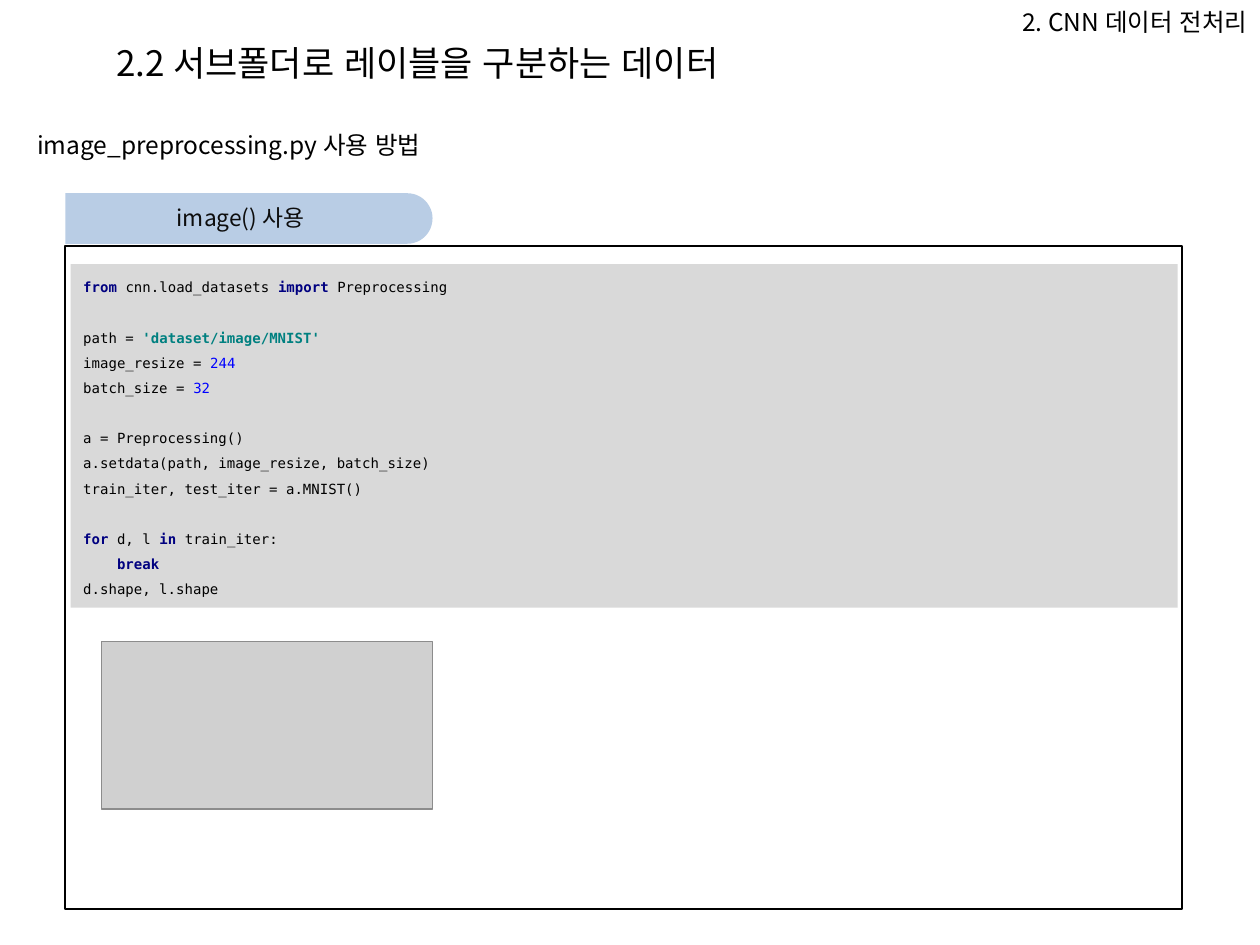
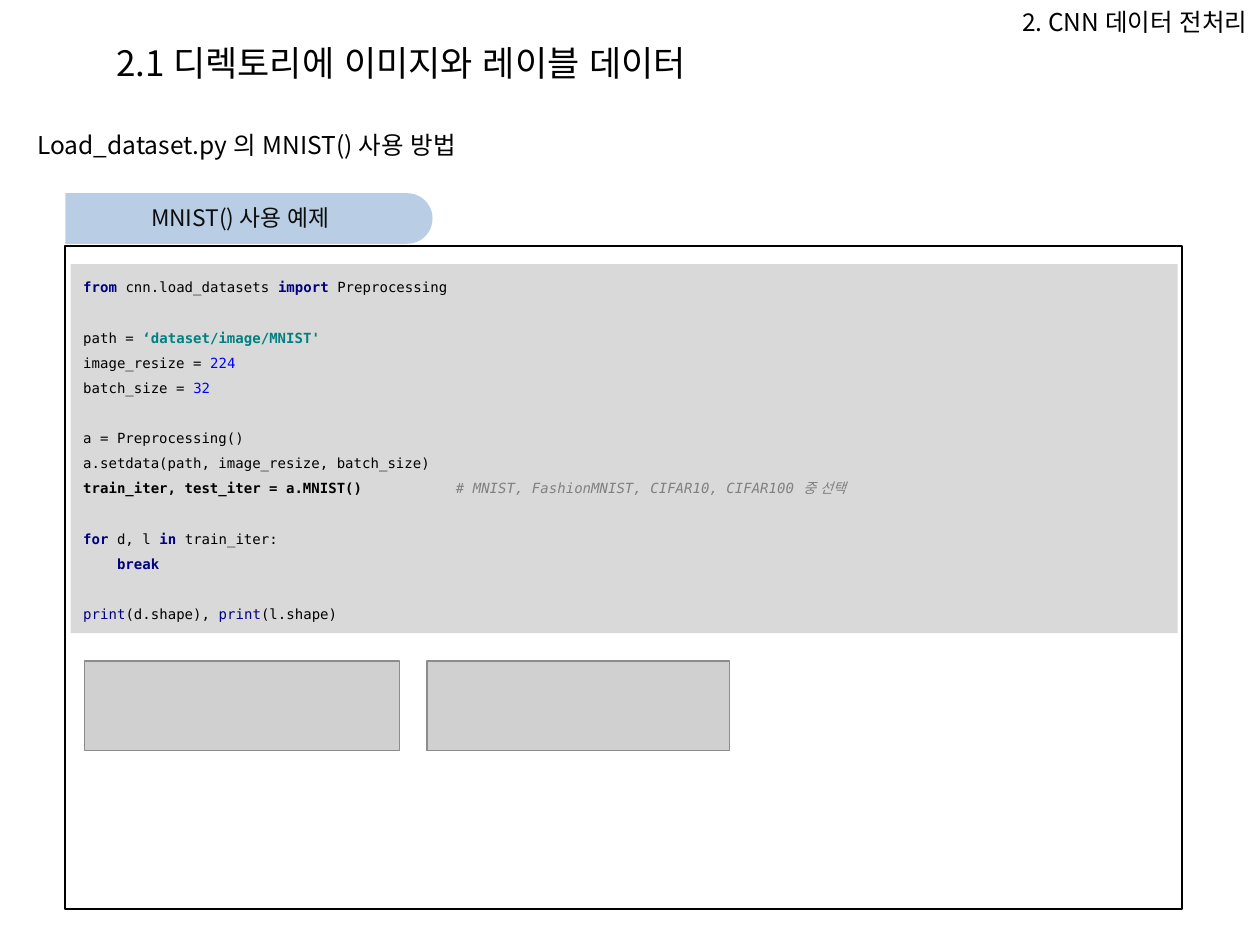
Before and after one commit to Heechul90/Preprocessing, a slide deck: slide 12 of 파이썬 전처리 코드 모듈화 설명.pptx (slide 13 before the commit). Drawn at 1260x945 pixels with LibreOffice and Linux fonts; fonts in the diff are those of the drawing; grey boxes stand for pictures; background and template pictures are left out. Boxes give left, top, right and bottom in pixels: in the first picture for what was removed or moved away, otherwise in the second. Text is boxed around its words. In the diff, an @@ line names an element or a change of style, - is before the commit and + after.

Commit message:
make preprocessing for cnn and rnn

```diff
--- a/파이썬 전처리 코드 모듈화 설명.pptx
+++ b/파이썬 전처리 코드 모듈화 설명.pptx
@@ text at bbox=[117, 47, 686, 79]: text changed @@
-2.2 서브폴더로 레이블을 구분하는 데이터
+2.1 디렉토리에 이미지와 레이블 데이터
@@ text at bbox=[37, 133, 456, 160]: text changed @@
-image_preprocessing.py 사용 방법
+Load_dataset.py 의 MNIST() 사용 방법
@@ text in rectangle at bbox=[151, 207, 330, 231]: text changed @@
-image() 사용
+MNIST() 사용 예제
@@ rectangle "from cnn.load_datasets import Preprocessing path ...": place and size @@
-rectangle "from cnn.load_datasets import Preprocessing path ..." at bbox=[71, 265, 1178, 609]
+rectangle "from cnn.load_datasets import Preprocessing path ..." at bbox=[71, 265, 1178, 634]
@@ text in rectangle at bbox=[83, 281, 447, 622]: text changed @@
-from cnn.load_datasets import Preprocessing
-path = 'dataset/image/MNIST'
-image_resize = 244
-batch_size = 32
-a = Preprocessing()
-a.setdata(path, image_resize, batch_size)
-train_iter, test_iter = a.MNIST()
-for d, l in train_iter:
-break
-d.shape, l.shape
+from cnn.load_datasets import Preprocessing
+path = ‘dataset/image/MNIST'
+image_resize = 224
+batch_size = 32
+a = Preprocessing()
+a.setdata(path, image_resize, batch_size)
+train_iter, test_iter = a.MNIST() # MNIST, FashionMNIST, CIFAR10, CIFAR100 중 선택
+for d, l in train_iter:
+break
+print(d.shape), print(l.shape)
@@ picture removed at bbox=[102, 641, 433, 809] @@
@@ picture added at bbox=[84, 662, 399, 751] @@
@@ picture added at bbox=[427, 662, 730, 751] @@
```
Also in this commit, not shown: 13 other slides changed, 4 slides added, 3 slides removed, 14 other files.
